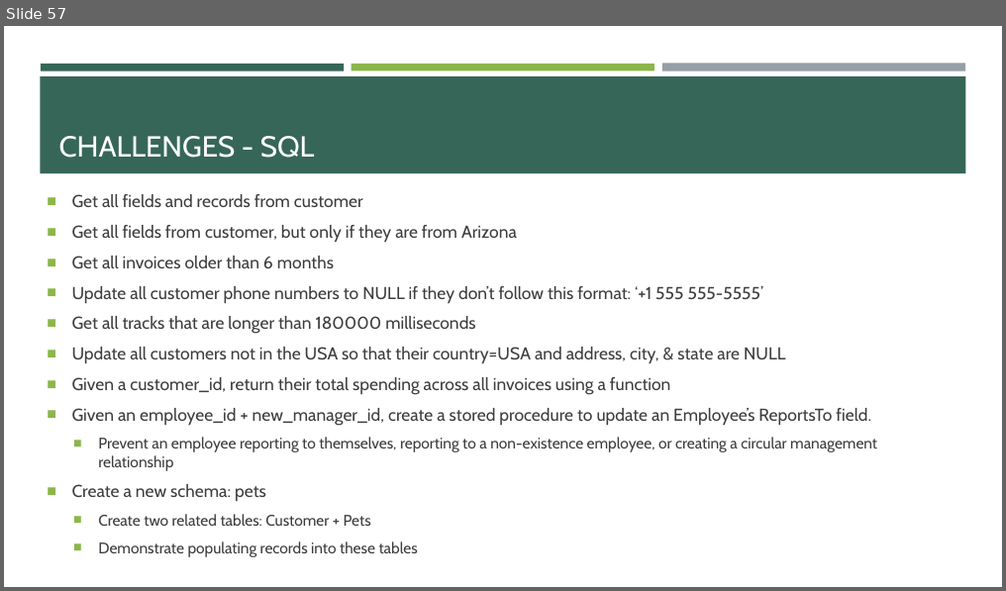
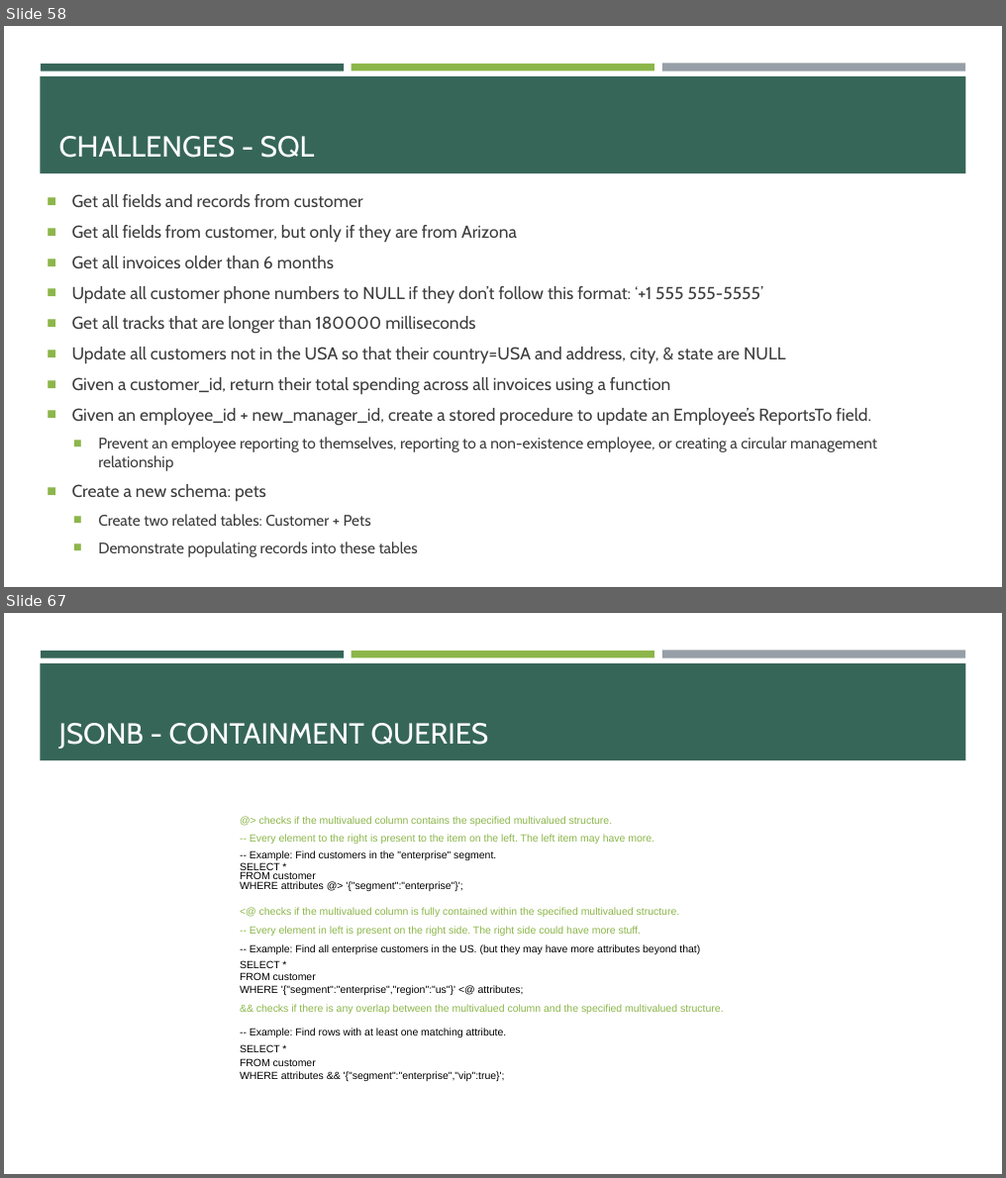
Before and after one commit to e-m-wilson/java-fs, a slide deck: Week_3/SQL_postgres.pptx. Shown one above the other, each under a label of ours: slide 57 before the commit, slides 58 and 67 after it; the slides between them are not shown. The pictures are 1006x591 and 1006x1178 pixels, drawn with LibreOffice and Linux fonts; fonts in the diff are those of the drawing. Boxes give left, top, right and bottom in pixels: in the first picture for what was removed or moved away, otherwise in the second. Text is boxed around its words. In the diff, an @@ line names an element or a change of style, - is before the commit and + after.

```diff
--- a/Week_3/SQL_postgres.pptx
+++ b/Week_3/SQL_postgres.pptx
@@ slide 67 added at [4,613,1002,1174], background #FFFFFF; not listed: 4 template elements that a slide beside it also shows @@
@@ title added at [59,723,489,749], 28 pt, text #FFFFFF @@
+JSONB - CONTAINMENT QUERIES
@@ text added at [240,816,724,1081], 10 pt, text #8CB64A @@
+@> checks if the multivalued column contains the specified multivalued structure.
+-- Every element to the right is present to the item on the left. The left item may have more.
+-- Example: Find customers in the "enterprise" segment.
+SELECT *
+FROM customer
+WHERE attributes @> '{"segment":"enterprise"}';
+<@ checks if the multivalued column is fully contained within the specified multivalued structure.
+-- Every element in left is present on the right side. The right side could have more stuff.
+-- Example: Find all enterprise customers in the US. (but they may have more attributes beyond that)
+SELECT *
+FROM customer
+WHERE '{"segment":"enterprise","region":"us"}' <@ attributes;
+&& checks if there is any overlap between the multivalued column and the specified multivalued structure.
+-- Example: Find rows with at least one matching attribute.
+SELECT *
+FROM customer
+WHERE attributes && '{"segment":"enterprise","vip":true}';
@@ what was slide 57 is now slide 58 @@
```
Also in this commit, not shown: 5 slides changed, 24 other slides added.
